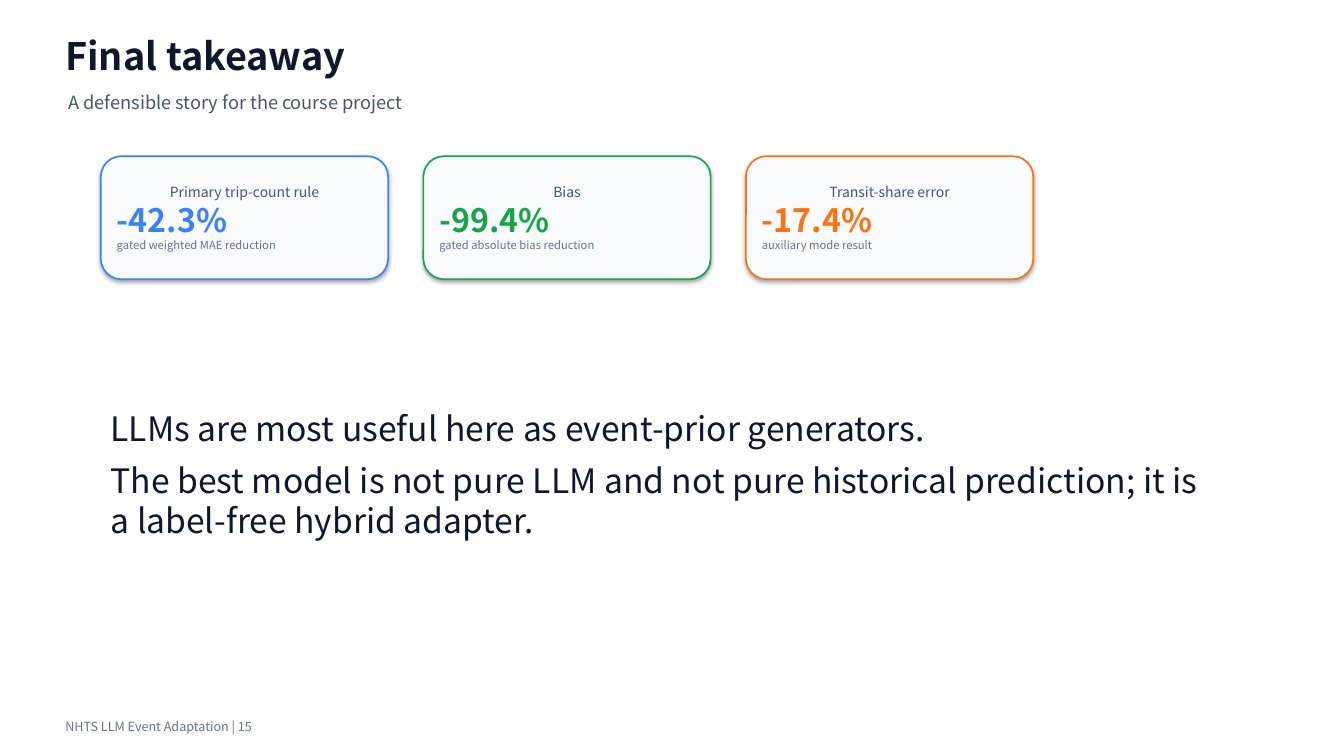
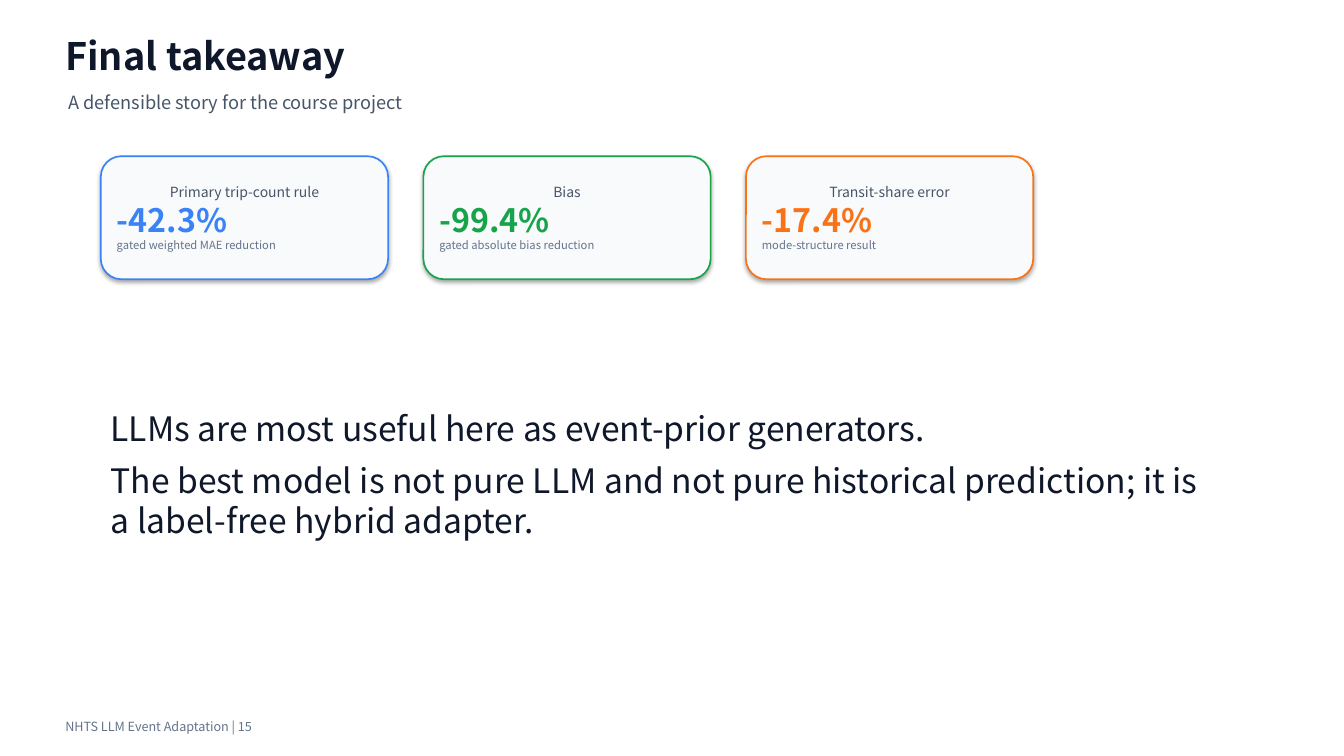
Before and after one commit to Lrving-code/NHTS-Travel-Prediction, a slide deck: slide 15 of outputs/final_project/NHTS_LLM_Event_Adaptation_Optimized_Presentation.pptx. Drawn at 1344x756 pixels with LibreOffice and Linux fonts; fonts in the diff are those of the drawing. Boxes give left, top, right and bottom in pixels: in the first picture for what was removed or moved away, otherwise in the second. Text is boxed around its words. In the diff, an @@ line names an element or a change of style, - is before the commit and + after.

```diff
--- a/outputs/final_project/NHTS_LLM_Event_Adaptation_Optimized_Presentation.pptx
+++ b/outputs/final_project/NHTS_LLM_Event_Adaptation_Optimized_Presentation.pptx
@@ text in rounded rectangle at box(762, 240, 876, 249): text changed @@
-auxiliary mode result
+mode-structure result
```
Also in this commit, not shown: 7 other slides changed, 20 other files.
